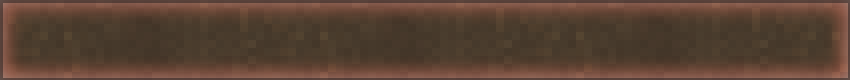
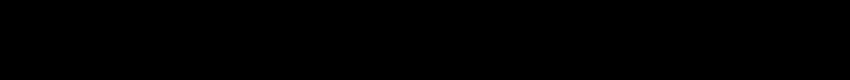
Layers edited between the first and the second w=850, h=80 image:
removed layer "Border" over [0, 0, 850, 80]
removed layer "Grain" over [0, 0, 850, 80]
removed layer "Base + Edge Glow" over [0, 0, 850, 80]
added layer "border stroke" above "soil grain 25%" over [0, 0, 850, 80]
added layer "soil grain 25%" above "fill + glow, BlurFull(9) baked" over [0, 0, 850, 80]
added layer "fill + glow, BlurFull(9) baked" over [0, 0, 850, 80]